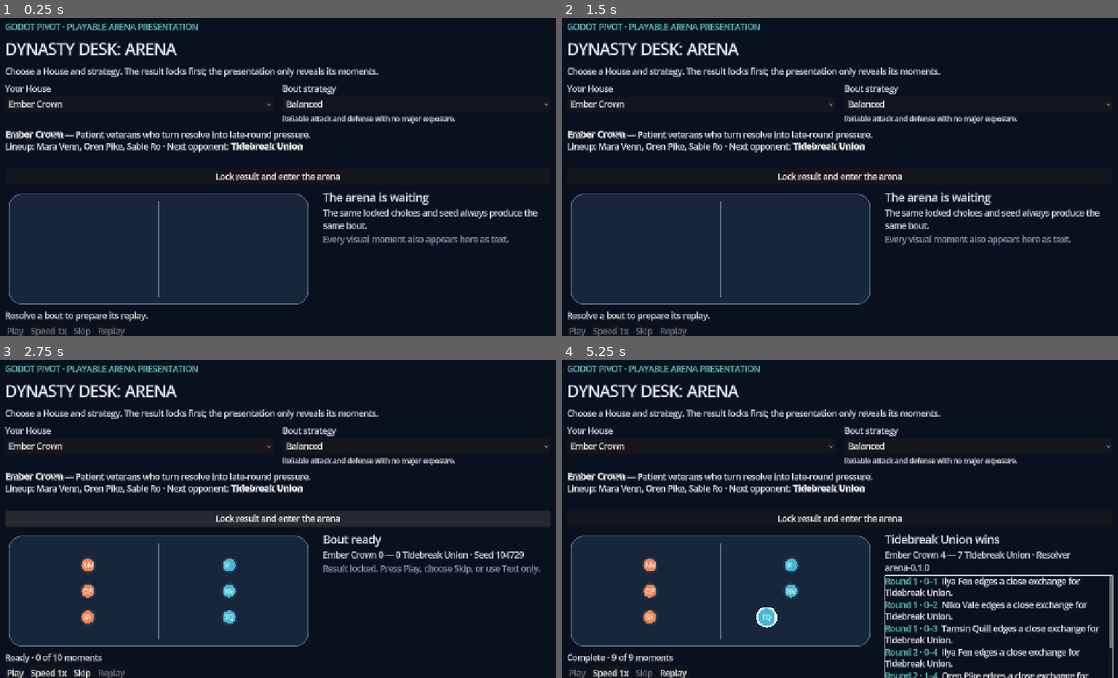
Above: before the commit, frames 1-4 (two rows, left to right).
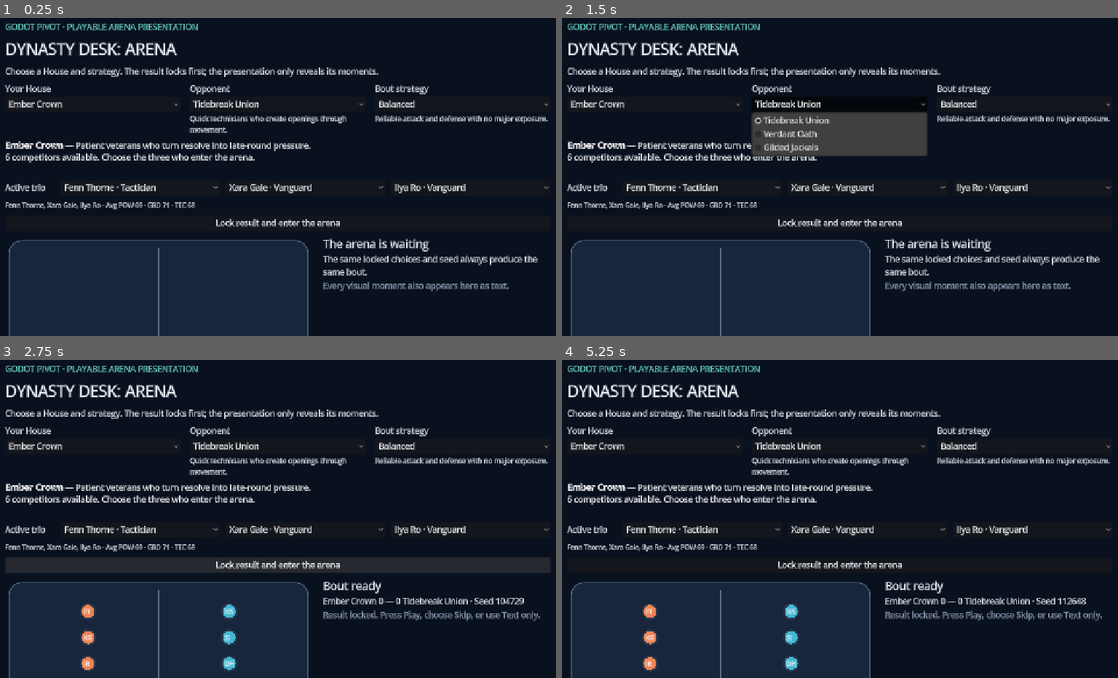
Above: after the commit, the same moments.

Repository: MightyOwl1484/dynasty-desk
Game: Godot game, scene res://main.tscn
The game is run twice, just before and just after one commit, with the same random seed, the same clock (stepped at 60 frames per second) and the same inputs.
Inputs (mouse positions are in pixels of both pictures, inside the frame that each line leads up to):
- Up to frame 1 (0.25 s): no input
- Up to frame 2 (1.5 s): click "Ember Crown" at 0.5 s; click (840, 103) at 1.25 s, where only the run after the commit has a clickable "Tidebreak Union"
- Up to frame 3 (2.75 s): click "Lock result and enter the are…" at 2 s
- Up to frame 4 (5.25 s): click (578, 674) at 2.75 s, where only the run before the commit has a clickable "Play"; click "Lock result and enter the are…" at 3.5 s; click (578, 674) at 4.25 s, where only the run before the commit has a clickable "Play"; click (650, 674) at 5 s, where only the run before the commit has a clickable "Skip"

The runs differ from the first frame. In frame 1, 22% of the frame differs, in the area x 0-99%, y 21-100%; in frame 2, 25%; in frame 3, 24%; in frame 4, 25%, in the area x 0-100%, y 21-100%.

Commit message:
Add generated Houses and lineup choices

Diff:
--- /dev/null
+++ b/game/data/prototype_league.json
@@ -0,0 +1,327 @@
+{
+  "schema_version": 1,
+  "generator_version": "roster-0.1.0",
+  "seed": 104729,
+  "houses": [
+    {
+      "id": "ember-crown",
+      "name": "Ember Crown",
+      "color": "ef8354",
+      "identity": "Patient veterans who turn resolve into late-round pressure.",
+      "roster": [
+        {
+          "id": "ember-crown-01-fenn-thorne",
+          "name": "Fenn Thorne",
+          "age": 25,
+          "archetype": "tactician",
+          "power": 78,
+          "agility": 62,
+          "guard": 57,
+          "technique": 75,
+          "resolve": 58,
+          "potential": 73
+        },
+        {
+          "id": "ember-crown-02-xara-gale",
+          "name": "Xara Gale",
+          "age": 26,
+          "archetype": "vanguard",
+          "power": 61,
+          "agility": 78,
+          "guard": 81,
+          "technique": 72,
+          "resolve": 77,
+          "potential": 86
+        },
+        {
+          "id": "ember-crown-03-ilya-ro",
+          "name": "Ilya Ro",
+          "age": 31,
+          "archetype": "vanguard",
+          "power": 67,
+          "agility": 50,
+          "guard": 76,
+          "technique": 58,
+          "resolve": 60,
+          "potential": 65
+        },
+        {
+          "id": "ember-crown-04-yori-ash",
+          "name": "Yori Ash",
+          "age": 31,
+          "archetype": "tactician",
+          "power": 56,
+          "agility": 67,
+          "guard": 77,
+          "technique": 75,
+          "resolve": 71,
+          "potential": 85
+        },
+        {
+          "id": "ember-crown-05-ada-kestrel",
+          "name": "Ada Kestrel",
+          "age": 21,
+          "archetype": "tactician",
+          "power": 63,
+          "agility": 67,
+          "guard": 51,
+          "technique": 67,
+          "resolve": 79,
+          "potential": 80
+        },
+        {
+          "id": "ember-crown-06-bren-umber",
+          "name": "Bren Umber",
+          "age": 25,
+          "archetype": "tactician",
+          "power": 65,
+          "agility": 72,
+          "guard": 68,
+          "technique": 62,
+          "resolve": 55,
+          "potential": 82
+        }
+      ]
+    },
+    {
+      "id": "tidebreak-union",
+      "name": "Tidebreak Union",
+      "color": "45b7d1",
+      "identity": "Quick technicians who create openings through movement.",
+      "roster": [
+        {
+          "id": "tidebreak-union-01-niko-stone",
+          "name": "Niko Stone",
+          "age": 30,
+          "archetype": "duelist",
+          "power": 78,
+          "agility": 81,
+          "guard": 67,
+          "technique": 59,
+          "resolve": 58,
+          "potential": 80
+        },
+        {
+          "id": "tidebreak-union-02-sable-ire",
+          "name": "Sable Ire",
+          "age": 22,
+          "archetype": "tactician",
+          "power": 71,
+          "agility": 71,
+          "guard": 70,
+          "technique": 68,
+          "resolve": 57,
+          "potential": 75
+        },
+        {
+          "id": "tidebreak-union-03-dara-holt",
+          "name": "Dara Holt",
+          "age": 19,
+          "archetype": "duelist",
+          "power": 64,
+          "agility": 84,
+          "guard": 66,
+          "technique": 60,
+          "resolve": 69,
+          "potential": 78
+        },
+        {
+          "id": "tidebreak-union-04-gia-gale",
+          "name": "Gia Gale",
+          "age": 19,
+          "archetype": "vanguard",
+          "power": 91,
+          "agility": 63,
+          "guard": 59,
+          "technique": 62,
+          "resolve": 64,
+          "potential": 78
+        },
+        {
+          "id": "tidebreak-union-05-gia-cairn",
+          "name": "Gia Cairn",
+          "age": 32,
+          "archetype": "survivor",
+          "power": 56,
+          "agility": 54,
+          "guard": 68,
+          "technique": 54,
+          "resolve": 70,
+          "potential": 65
+        },
+        {
+          "id": "tidebreak-union-06-yori-north",
+          "name": "Yori North",
+          "age": 29,
+          "archetype": "tactician",
+          "power": 59,
+          "agility": 73,
+          "guard": 54,
+          "technique": 82,
+          "resolve": 82,
+          "potential": 77
+        }
+      ]
+    },
+    {
+      "id": "verdant-oath",
+      "name": "Verdant Oath",
+      "color": "73c088",
+      "identity": "Disciplined defenders who absorb pressure and answer together.",
+      "roster": [
+        {
+          "id": "verdant-oath-01-kael-dusk",
+          "name": "Kael Dusk",
+          "age": 18,
+          "archetype": "sentinel",
+          "power": 48,
+          "agility": 76,
+          "guard": 73,
+          "technique": 69,
+          "resolve": 72,
+          "potential": 77
+        },
+        {
+          "id": "verdant-oath-02-bren-holt",
+          "name": "Bren Holt",
+          "age": 33,
+          "archetype": "vanguard",
+          "power": 72,
+          "agility": 60,
+          "guard": 84,
+          "technique": 56,
+          "resolve": 75,
+          "potential": 75
+        },
+        {
+          "id": "verdant-oath-03-hale-stone",
+          "name": "Hale Stone",
+          "age": 22,
+          "archetype": "vanguard",
+          "power": 87,
+          "agility": 74,
+          "guard": 54,
+          "technique": 57,
+          "resolve": 56,
+          "potential": 84
+        },
+        {
+          "id": "verdant-oath-04-xara-onyx",
+          "name": "Xara Onyx",
+          "age": 29,
+          "archetype": "tactician",
+          "power": 48,
+          "agility": 76,
+          "guard": 69,
+          "technique": 62,
+          "resolve": 82,
+          "potential": 76
+        },
+        {
+          "id": "verdant-oath-05-mara-gale",
+          "name": "Mara Gale",
+          "age": 19,
+          "archetype": "duelist",
+          "power": 53,
+          "agility": 66,
+          "guard": 50,
+          "technique": 82,
+          "resolve": 51,
+          "potential": 68
+        },
+        {
+          "id": "verdant-oath-06-ilya-zeal",
+          "name": "Ilya Zeal",
+          "age": 27,
+          "archetype": "tactician",
+          "power": 57,
+          "agility": 59,
+          "guard": 66,
+          "technique": 67,
+          "resolve": 77,
+          "potential": 72
+        }
+      ]
+    },
+    {
+      "id": "gilded-jackals",
+      "name": "Gilded Jackals",
+      "color": "f0c75e",
+      "identity": "Fearless attackers who chase decisive exchanges.",
+      "roster": [
+        {
+          "id": "gilded-jackals-01-dara-ro",
+          "name": "Dara Ro",
+          "age": 28,
+          "archetype": "duelist",
+          "power": 67,
+          "agility": 72,
+          "guard": 66,
+          "technique": 76,
+          "resolve": 78,
+          "potential": 81
+        },
+        {
+          "id": "gilded-jackals-02-jori-morrow",
+          "name": "Jori Morrow",
+          "age": 26,
+          "archetype": "sentinel",
+          "power": 55,
+          "agility": 49,
+          "guard": 87,
+          "technique": 73,
+          "resolve": 58,
+          "potential": 78
+        },
+        {
+          "id": "gilded-jackals-03-pax-ash",
+          "name": "Pax Ash",
+          "age": 25,
+          "archetype": "tactician",
+          "power": 61,
+          "agility": 67,
+          "guard": 72,
+          "technique": 73,
+          "resolve": 70,
+          "potential": 81
+        },
+        {
+          "id": "gilded-jackals-04-sable-ember",
+          "name": "Sable Ember",
+          "age": 19,
+          "archetype": "survivor",
+          "power": 55,
+          "agility": 63,
+          "guard": 59,
+          "technique": 78,
+          "resolve": 71,
+          "potential": 77
+        },
+        {
+          "id": "gilded-jackals-05-xara-ward",
+          "name": "Xara Ward",
+          "age": 29,
+          "archetype": "tactician",
+          "power": 72,
+          "agility": 80,
+          "guard": 66,
+          "technique": 87,
+          "resolve": 54,
+          "potential": 87
+        },
+        {
+          "id": "gilded-jackals-06-yori-zeal",
+          "name": "Yori Zeal",
+          "age": 27,
+          "archetype": "vanguard",
+          "power": 61,
+          "agility": 66,
+          "guard": 66,
+          "technique": 56,
+          "resolve": 60,
+          "potential": 78
+        }
+      ]
+    }
+  ]
+}
--- a/game/project.godot
+++ b/game/project.godot
@@ -1,5 +1,10 @@
 ; Engine configuration file.
-; Edit through Godot where practical and keep Web compatibility as a release constraint.
+; It's best edited using the editor UI and not directly,
+; since the parameters that go here are not all obvious.
+;
+; Format:
+;   [section] ; section goes between []
+;   param=value ; assign values to parameters
 
 config_version=5
 
@@ -20,12 +25,11 @@
 window/stretch/mode="canvas_items"
 window/stretch/aspect="expand"
 
+[gui]
+
+theme/default_font_multichannel_signed_distance_field=true
+
 [rendering]
 
 renderer/rendering_method="gl_compatibility"
 renderer/rendering_method.mobile="gl_compatibility"
-textures/default_filters/use_nearest_mipmap_filter=false
-
-[gui]
-
-theme/default_font_multichannel_signed_distance_field=true
--- a/game/src/data/prototype_league.gd
+++ b/game/src/data/prototype_league.gd
@@ -1,49 +1,36 @@
 class_name PrototypeLeague
 extends RefCounted
 
+const DATA_PATH: String = "res://data/prototype_league.json"
+const SUPPORTED_SCHEMA_VERSION: int = 1
+
 
 static func create_houses() -> Array[Dictionary]:
-	return [
-		{
-			"id": "ember",
-			"name": "Ember Crown",
-			"identity": "Patient veterans who turn resolve into late-round pressure.",
-			"color": Color("ef8354"),
-			"roster": [
-				_competitor("ember-1", "Mara Venn", 74, 62, 76, 68, 84),
-				_competitor("ember-2", "Oren Pike", 81, 58, 70, 66, 78),
-				_competitor("ember-3", "Sable Ro", 65, 79, 64, 76, 73)
-			]
-		},
-		{
-			"id": "tide",
-			"name": "Tidebreak Union",
-			"identity": "Quick technicians who create openings through movement.",
-			"color": Color("45b7d1"),
-			"roster": [
-				_competitor("tide-1", "Ilya Fen", 66, 84, 63, 80, 72),
-				_competitor("tide-2", "Niko Vale", 70, 76, 72, 79, 69),
-				_competitor("tide-3", "Tamsin Quill", 62, 88, 60, 77, 75)
-			]
-		}
-	]
+	assert(FileAccess.file_exists(DATA_PATH), "Prototype league data is missing")
+	var parsed: Variant = JSON.parse_string(FileAccess.get_file_as_string(DATA_PATH))
+	assert(parsed is Dictionary, "Prototype league data must be a JSON object")
+	assert(parsed.get("schema_version", 0) == SUPPORTED_SCHEMA_VERSION, "Unsupported league data schema")
+	assert(parsed.get("houses", []) is Array, "Prototype league data must include Houses")
+
+	var houses: Array[Dictionary] = []
+	for raw_house in parsed["houses"]:
+		assert(raw_house is Dictionary, "Each House must be a JSON object")
+		var house: Dictionary = raw_house.duplicate(true)
+		_assert_house(house)
+		house["color"] = Color(str(house["color"]))
+		houses.append(house)
+	assert(houses.size() >= 2, "A prototype league needs at least two Houses")
+	return houses
 
 
-static func _competitor(
-	id: String,
-	name: String,
-	power: int,
-	agility: int,
-	guard: int,
-	technique: int,
-	resolve: int
-) -> Dictionary:
-	return {
-		"id": id,
-		"name": name,
-		"power": power,
-		"agility": agility,
-		"guard": guard,
-		"technique": technique,
-		"resolve": resolve
-	}
+static func _assert_house(house: Dictionary) -> void:
+	for required_key in ["id", "name", "identity", "color", "roster"]:
+		assert(house.has(required_key), "House is missing %s" % required_key)
+	assert(house["roster"] is Array and house["roster"].size() >= 3, "A House needs three competitors")
+	var competitor_ids: Dictionary = {}
+	for competitor in house["roster"]:
+		assert(competitor is Dictionary, "Each competitor must be a JSON object")
+		for required_key in ["id", "name", "power", "agility", "guard", "technique", "resolve"]:
+			assert(competitor.has(required_key), "Competitor is missing %s" % required_key)
+		assert(not competitor_ids.has(competitor["id"]), "Competitor ids must be unique inside a House")
+		competitor_ids[competitor["id"]] = true
--- a/game/src/main.gd
+++ b/game/src/main.gd
@@ -15,9 +15,13 @@
 var _speed_index: int = 0
 
 var _house_picker: OptionButton
+var _opponent_picker: OptionButton
+var _opponent_summary: Label
 var _strategy_picker: OptionButton
+var _lineup_pickers: Array[OptionButton] = []
 var _strategy_summary: Label
 var _house_summary: RichTextLabel
+var _lineup_summary: Label
 var _result_heading: Label
 var _score_label: Label
 var _status_label: Label
@@ -88,6 +92,7 @@
 	setup.add_theme_constant_override("separation", 20)
 	page.add_child(setup)
 	_build_house_picker(setup)
+	_build_opponent_picker(setup)
 	_build_strategy_picker(setup)
 
 	_house_summary = RichTextLabel.new()
@@ -96,6 +101,7 @@
 	_house_summary.bbcode_enabled = true
 	_house_summary.accessibility_name = "Selected House summary"
 	page.add_child(_house_summary)
+	_build_lineup_picker(page)
 
 	var resolve_button := Button.new()
 	resolve_button.text = "Lock result and enter the arena"
@@ -129,6 +135,23 @@
 		_house_picker.add_item(house["name"])
 	_house_picker.item_selected.connect(_update_house_summary)
 	column.add_child(_house_picker)
+
+
+func _build_opponent_picker(parent: HBoxContainer) -> void:
+	var column := VBoxContainer.new()
+	column.size_flags_horizontal = Control.SIZE_EXPAND_FILL
+	parent.add_child(column)
+	var label := Label.new()
+	label.text = "Opponent"
+	column.add_child(label)
+	_opponent_picker = OptionButton.new()
+	_opponent_picker.accessibility_name = "Choose an opposing Arena House"
+	_opponent_picker.item_selected.connect(_update_opponent_summary)
+	column.add_child(_opponent_picker)
+	_opponent_summary = Label.new()
+	_opponent_summary.autowrap_mode = TextServer.AUTOWRAP_WORD_SMART
+	_opponent_summary.add_theme_font_size_override("font_size", 15)
+	column.add_child(_opponent_summary)
 
 
 func _build_strategy_picker(parent: HBoxContainer) -> void:
@@ -150,6 +173,27 @@
 	column.add_child(_strategy_summary)
 
 
+func _build_lineup_picker(parent: VBoxContainer) -> void:
+	var lineup_row := HBoxContainer.new()
+	lineup_row.add_theme_constant_override("separation", 12)
+	parent.add_child(lineup_row)
+	var label := Label.new()
+	label.text = "Active trio"
+	label.custom_minimum_size = Vector2(110, 0)
+	lineup_row.add_child(label)
+	for slot in range(3):
+		var picker := OptionButton.new()
+		picker.size_flags_horizontal = Control.SIZE_EXPAND_FILL
+		picker.accessibility_name = "Choose competitor for lineup slot %d" % (slot + 1)
+		picker.item_selected.connect(_update_lineup_summary)
+		lineup_row.add_child(picker)
+		_lineup_pickers.append(picker)
+	_lineup_summary = Label.new()
+	_lineup_summary.autowrap_mode = TextServer.AUTOWRAP_WORD_SMART
+	_lineup_summary.add_theme_font_size_override("font_size", 14)
+	parent.add_child(_lineup_summary)
+
+
 func _build_arena_column(parent: HBoxContainer) -> void:
 	var column := VBoxContainer.new()
 	column.size_flags_horizontal = Control.SIZE_EXPAND_FILL
@@ -228,12 +272,61 @@
 
 func _update_house_summary(index: int) -> void:
 	var house: Dictionary = _houses[index]
-	var opponent: Dictionary = _houses[1 - index]
+	_populate_opponents(house["id"])
+	_populate_lineup(house)
+	_house_summary.text = "[b]%s[/b] — %s\n%d competitors available. Choose the three who enter the arena." % [
+		house["name"], house["identity"], house["roster"].size()
+	]
+
+
+func _populate_opponents(player_house_id: String) -> void:
+	_opponent_picker.clear()
+	for house in _houses:
+		if house["id"] == player_house_id:
+			continue
+		_opponent_picker.add_item(house["name"])
+		_opponent_picker.set_item_metadata(_opponent_picker.item_count - 1, house["id"])
+	_opponent_picker.select(0)
+	_update_opponent_summary(0)
+
+
+func _populate_lineup(house: Dictionary) -> void:
+	for slot in range(_lineup_pickers.size()):
+		var picker := _lineup_pickers[slot]
+		picker.clear()
+		for competitor in house["roster"]:
+			picker.add_item("%s · %s" % [competitor["name"], str(competitor.get("archetype", "competitor")).capitalize()])
+			picker.set_item_metadata(picker.item_count - 1, competitor["id"])
+		picker.select(mini(slot, picker.item_count - 1))
+	_update_lineup_summary()
+
+
+func _update_opponent_summary(_index: int = 0) -> void:
+	if not _house_summary or _opponent_picker.item_count == 0:
+		return
+	var opponent := _selected_opponent()
+	_opponent_summary.text = opponent["identity"]
+	_house_summary.accessibility_description = "Selected opponent: %s. %s" % [opponent["name"], opponent["identity"]]
+
+
+func _update_lineup_summary(_index: int = 0) -> void:
+	if not _lineup_summary or _lineup_pickers.is_empty():
+		return
+	var house: Dictionary = _houses[_house_picker.selected]
+	var selected: Array[Dictionary] = _selected_lineup(house)
 	var names: Array[String] = []
-	for competitor in house["roster"]:
+	var total_power: int = 0
+	var total_guard: int = 0
+	var total_technique: int = 0
+	for competitor in selected:
 		names.append(competitor["name"])
-	_house_summary.text = "[b]%s[/b] — %s\nLineup: %s · Next opponent: [b]%s[/b]" % [
-		house["name"], house["identity"], ", ".join(names), opponent["name"]
+		total_power += int(competitor["power"])
+		total_guard += int(competitor["guard"])
+		total_technique += int(competitor["technique"])
+	var duplicate_warning := " · Choose three different competitors." if _lineup_has_duplicates(selected) else ""
+	_lineup_summary.text = "%s · Avg POW %d · GRD %d · TEC %d%s" % [
+		", ".join(names), roundi(total_power / 3.0), roundi(total_guard / 3.0),
+		roundi(total_technique / 3.0), duplicate_warning
 	]
 
 
@@ -250,9 +343,14 @@
 func _resolve_exhibition() -> void:
 	_presentation_timer.stop()
 	var selected_index: int = _house_picker.selected
-	var opponent_index: int = 1 - selected_index
-	var player_house: Dictionary = _houses[selected_index]
-	var opponent_house: Dictionary = _houses[opponent_index]
+	var source_house: Dictionary = _houses[selected_index]
+	var selected_lineup := _selected_lineup(source_house)
+	if _lineup_has_duplicates(selected_lineup):
+		_status_label.text = "Choose three different competitors before entering the arena."
+		return
+	var player_house: Dictionary = source_house.duplicate(true)
+	player_house["roster"] = selected_lineup
+	var opponent_house: Dictionary = _selected_opponent()
 	var strategy: String = _strategy_picker.get_item_text(_strategy_picker.selected).to_lower()
 	_last_result = ArenaMatchResolver.resolve_bout(player_house, opponent_house, _seed, strategy, "balanced")
 	_presentation.load_result(_last_result)
@@ -383,3 +481,26 @@
 			return house
 	assert(false, "Unknown House id")
 	return {}
+
+
+func _selected_opponent() -> Dictionary:
+	var opponent_id: String = str(_opponent_picker.get_item_metadata(_opponent_picker.selected))
+	return _house_by_id(opponent_id)
+
+
+func _selected_lineup(house: Dictionary) -> Array[Dictionary]:
+	var selected: Array[Dictionary] = []
+	for picker in _lineup_pickers:
+		var competitor_id: String = str(picker.get_item_metadata(picker.selected))
+		for competitor in house["roster"]:
+			if competitor["id"] == competitor_id:
+				selected.append(competitor.duplicate(true))
+				break
+	return selected
+
+
+func _lineup_has_duplicates(lineup: Array[Dictionary]) -> bool:
+	var ids: Dictionary = {}
+	for competitor in lineup:
+		ids[competitor["id"]] = true
+	return ids.size() != lineup.size()
--- a/game/tests/run_tests.gd
+++ b/game/tests/run_tests.gd
@@ -12,6 +12,7 @@
 
 
 func _run() -> void:
+	_test_prototype_league_loads_generated_content()
 	_test_same_seed_repeats_result()
 	_test_different_seed_changes_event_stream()
 	_test_result_has_one_winner_and_events()
@@ -19,10 +20,17 @@
 	_test_presentation_pause_skip_and_replay()
 
 	if _failures == 0:
-		print("PASS: 5 arena simulation and presentation tests")
+		print("PASS: 6 arena content, simulation, and presentation tests")
 	else:
 		push_error("FAIL: %d arena simulation assertions" % _failures)
 	quit(_failures)
+
+
+func _test_prototype_league_loads_generated_content() -> void:
+	var houses := PrototypeLeague.create_houses()
+	_expect(houses.size() == 4, "prototype league loads four generated Houses")
+	_expect(houses.all(func(house: Dictionary) -> bool: return house["roster"].size() == 6), "every House has six generated competitors")
+	_expect(houses[0]["color"] is Color, "JSON House colors become Godot colors")
 
 
 func _test_same_seed_repeats_result() -> void:
Not shown, added: game/src/presentation/arena_presentation.gd.uid
Not shown, added: game/src/presentation/arena_view.gd.uid
Not shown, changed: README.md
Not shown, changed: docs/ARCHITECTURE.md
Not shown, changed: docs/GAMEPLAY_REVIEW.md
Not shown, changed: docs/ROADMAP.md
Not shown, changed: scripts/check-godot-scaffold.mjs
Not shown, changed: tools/tests/test_generate_rosters.py
